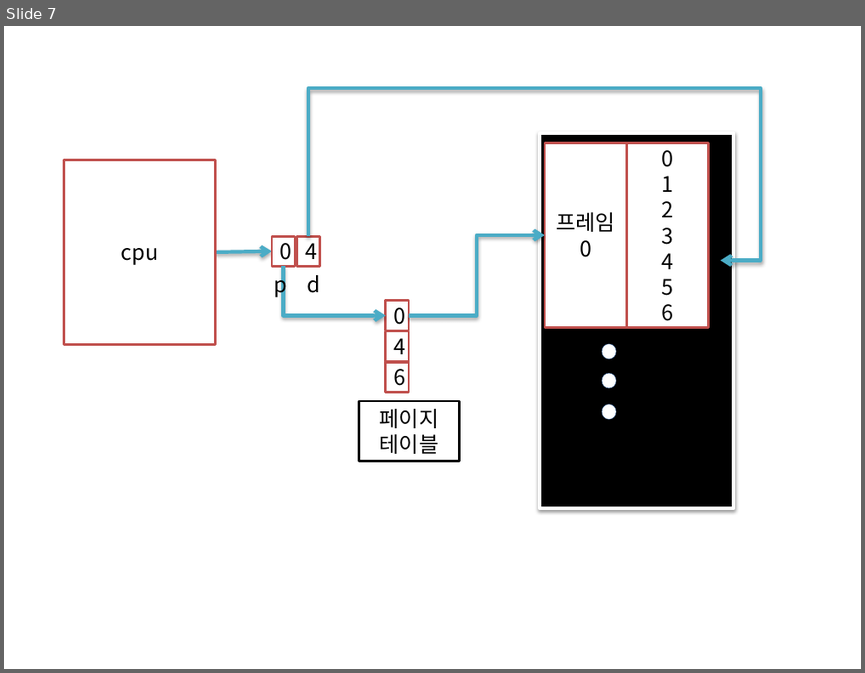
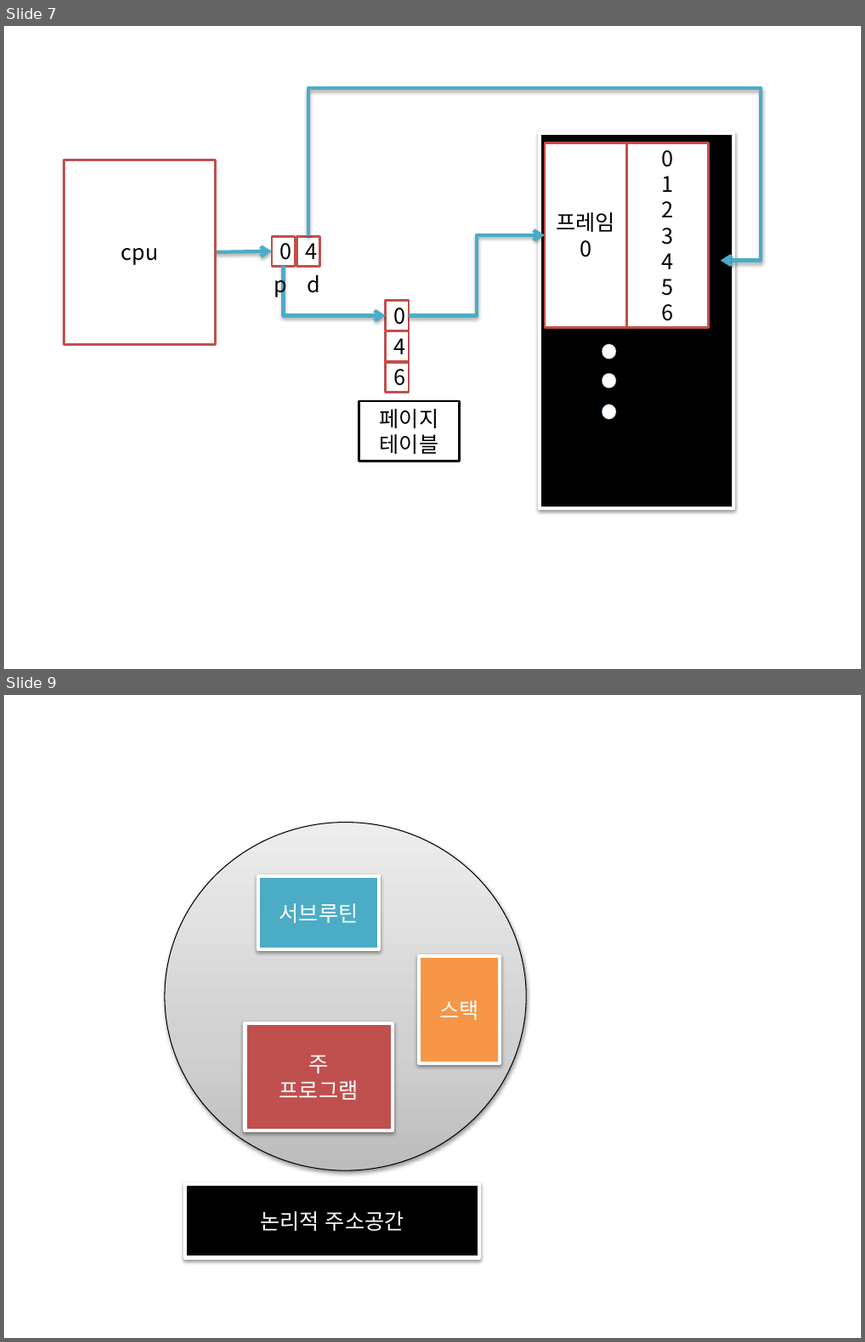
Before and after one commit to mini0shark/Interview, a slide deck: 1.OS 사진&프레젠테이션 자료/[OS]3~4. 메모리/프레젠테이션1.pptx. Shown one above the other, each under a label of ours: slide 7 before the commit, slides 7 and 9 after it; the slides between them are not shown. The pictures are 865x673 and 865x1342 pixels, drawn with LibreOffice and Linux fonts; fonts in the diff are those of the drawing. Boxes give left, top, right and bottom in pixels: in the first picture for what was removed or moved away, otherwise in the second. Text is boxed around its words. In the diff, an @@ line names an element or a change of style, - is before the commit and + after.

```diff
--- a/1.OS 사진&프레젠테이션 자료/[OS]3~4. 메모리/프레젠테이션1.pptx
+++ b/1.OS 사진&프레젠테이션 자료/[OS]3~4. 메모리/프레젠테이션1.pptx
@@ slide 9 added at (x1=4, y1=695, x2=861, y2=1338), background #FFFFFF @@
@@ ellipse added at (x1=164, y1=822, x2=526, y2=1169), fill gradient #BDBDBD to #D1D1D1 to #EEEEEE, outline #000000 0.75 pt @@
@@ rectangle added at (x1=258, y1=876, x2=380, y2=949), fill #4BACC6, outline #FFFFFF 3 pt, 18 pt, text #FFFFFF @@
+서브루틴
@@ rectangle added at (x1=419, y1=956, x2=500, y2=1063), fill #F79646, outline #FFFFFF 3 pt, 18 pt, text #FFFFFF @@
+스택
@@ rectangle added at (x1=245, y1=1023, x2=392, y2=1130), fill #C0504D, outline #FFFFFF 3 pt, 18 pt, text #FFFFFF @@
+주
+프로그램
@@ rectangle added at (x1=185, y1=1184, x2=479, y2=1257), fill #000000, outline #FFFFFF 3 pt, 18 pt, text #FFFFFF @@
+논리적 주소공간
```
Also in this commit, not shown: 2 other slides added, 16 other files.
